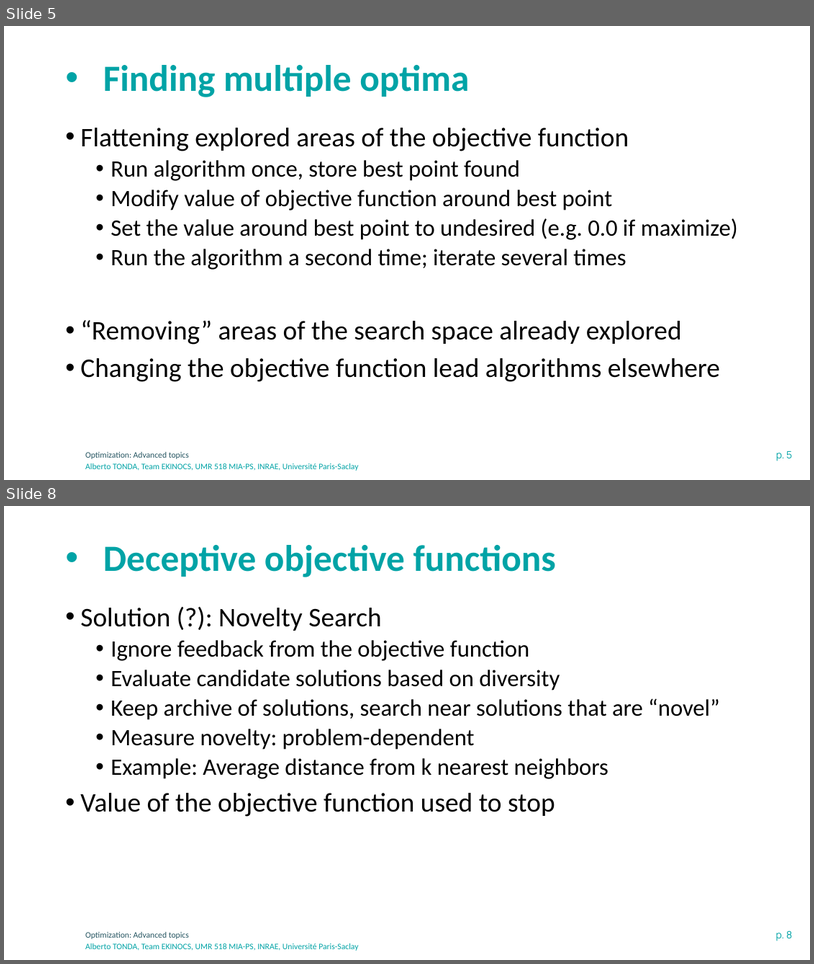
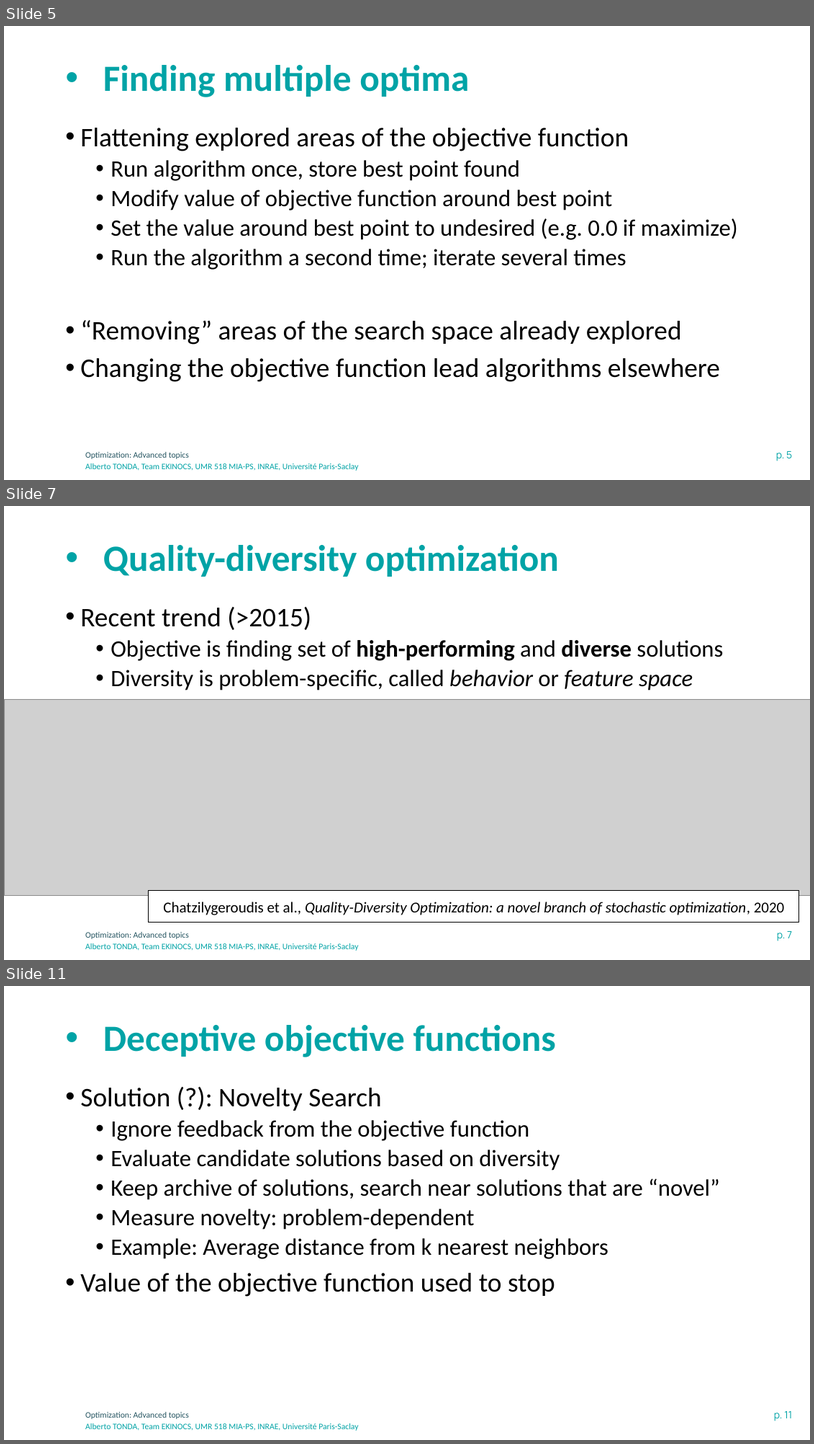
Before and after one commit to albertotonda/teaching, a slide deck: optimization-methods-for-artificial-intelligence/optimization-advanced.pptx. Shown one above the other, each under a label of ours: slides 5 and 8 before the commit, slides 5, 7 and 11 after it; the slides between them are not shown. The pictures are 814x964 and 814x1444 pixels, drawn with LibreOffice and Linux fonts; fonts in the diff are those of the drawing; grey boxes stand for pictures; background and template pictures are left out. Boxes give left, top, right and bottom in pixels: in the first picture for what was removed or moved away, otherwise in the second. Text is boxed around its words. In the diff, an @@ line names an element or a change of style, - is before the commit and + after.

```diff
--- a/optimization-methods-for-artificial-intelligence/optimization-advanced.pptx
+++ b/optimization-methods-for-artificial-intelligence/optimization-advanced.pptx
@@ slide 7 added at <box>4,506,810,960</box>, background #FFFFFF; not listed: 3 template elements that a slide beside it also shows @@
@@ title added at <box>103,545,559,577</box>, 44 pt, text #00A3A6, bold @@
+• Quality-diversity optimization
@@ text added at <box>80,607,723,690</box>, 28 pt, text #000000 @@
+• Recent trend (>2015)
+  • Objective is finding set of high-performing and diverse solutions
+  • Diversity is problem-specific, called behavior or feature space
@@ picture added at <box>4,699,810,895</box> @@
@@ rectangle added at <box>149,890,800,921</box>, fill #FFFFFF, outline #000000 1 pt, 18 pt, text #000000, italic @@
+Chatzilygeroudis et al., Quality-Diversity Optimization: a novel branch of stochastic optimization, 2020
@@ what was slide 8 is now slide 11 @@
@@ page number at <box>774,1411,792,1421</box>: text changed @@
-p. 8
+p. 11
```
Also in this commit, not shown: 3 slides changed, 2 other slides added, 14 other files.
